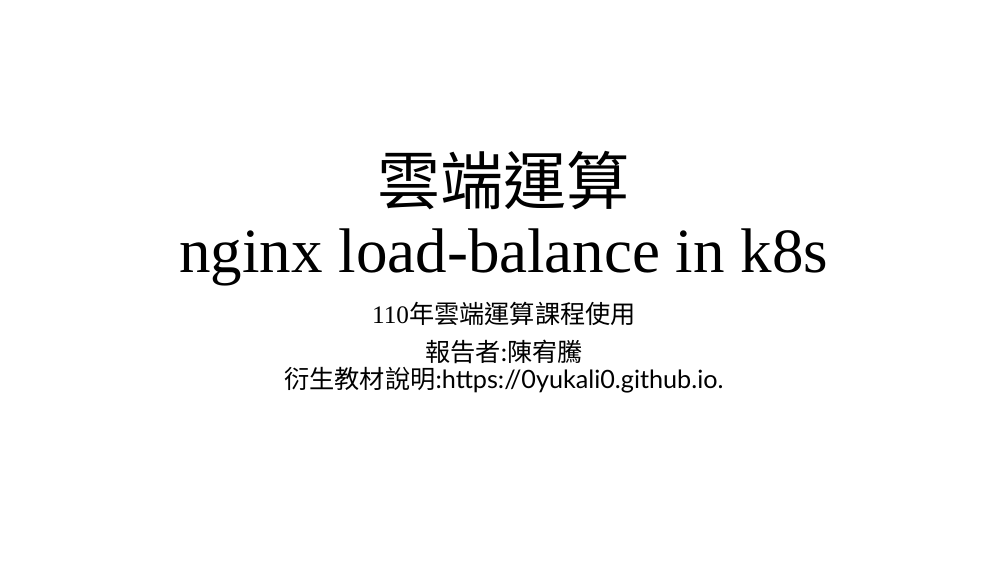
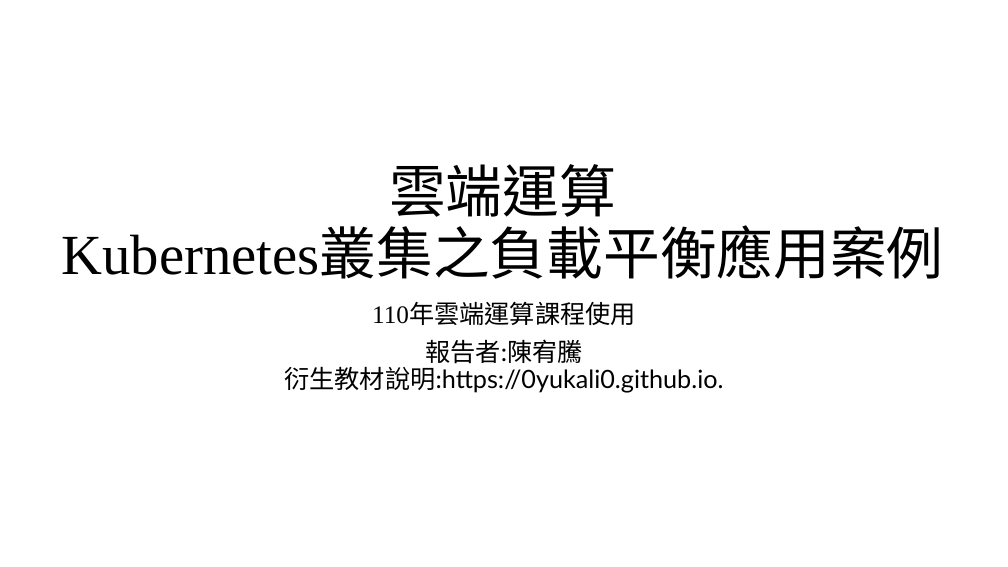
Before and after one commit to 0yukali0/k8sInkind, a slide deck: slide 1 of 110雲端運算研一k8s體驗.pptx. Drawn at 1008x567 pixels with LibreOffice and Linux fonts; fonts in the diff are those of the drawing. Boxes give left, top, right and bottom in pixels: in the first picture for what was removed or moved away, otherwise in the second. Text is boxed around its words. In the diff, an @@ line names an element or a change of style, - is before the commit and + after.

```diff
--- a/110雲端運算研一k8s體驗.pptx
+++ b/110雲端運算研一k8s體驗.pptx
@@ title at (x1=62, y1=164, x2=944, y2=279): text changed; size 60 to 54 pt; font Times New Roman to Lato @@
-雲端運算
-nginx load-balance in k8s
+雲端運算
+Kubernetes叢集之負載平衡應用案例
```
Also in this commit, not shown: 7 other slides changed, 2 slides added, 12 slides removed, 1 other file.
